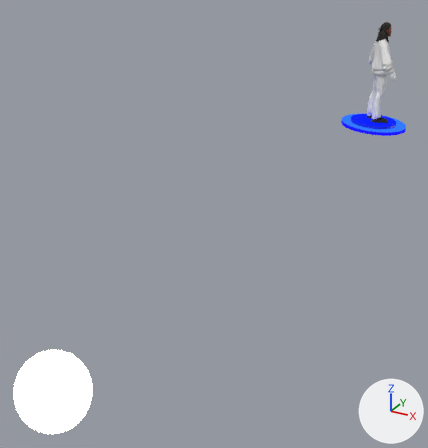
A saved change to the glTF model files/blender/me.glb.
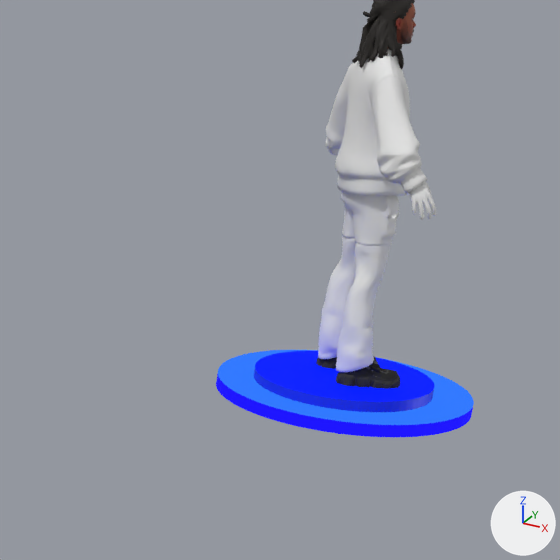
Each version is shown whole from a 50 mm lens placed at (21.3, -75.7, 16.6), pointed at (-0.9, -35.3, -3.6), then close up on the part from 67% to 100% of the width and 6% to 37% of the height. Lighting does not change. The marker at lower right points along +X, +Y and +Z. The first two pictures are the older version.

In view in the first close-up: 'Base', 'InnerRing', 'Renderer_Hair.002', 'Renderer_Outfit_Bottom.002', 'Renderer_Outfit_Footwear.002', 'Renderer_Outfit_Top.002' and 2 more.
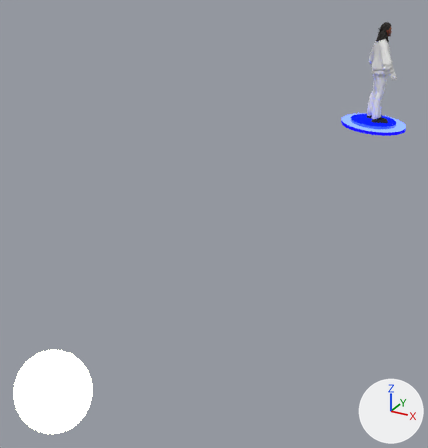
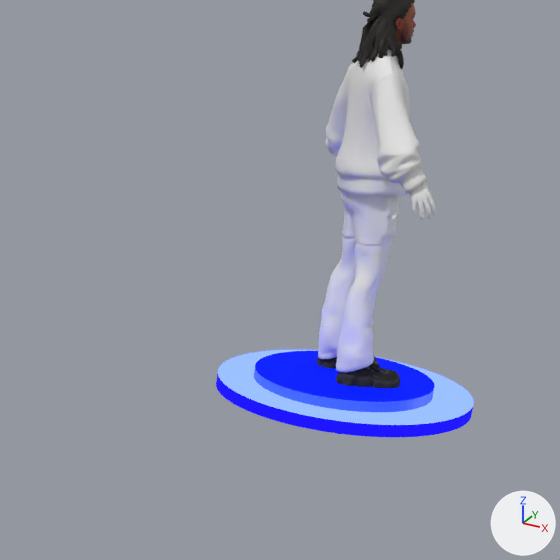
Location of each change, [x1, y1, x2, y2] in pixels of the close-ups (560 x 560 px):
'Base', recoloured, surface changed (lighter)
    both: [217, 350, 474, 429]
'InnerRing', recoloured (lighter)
    both: [254, 351, 435, 412]

Edits to the bpy script that builds the scene:
```text
Change mat_material_002:
    mat_material_002.emission_color: (0.0297, 0.189, 1.0) -> (0.0629, 0.102, 1.0)  # blue #3078ff -> blue #475aff
    mat_material_002.emission_strength: 1.0 -> 5.2
Change mat_material_005:
    mat_material_005.base_color: (0.00653, 0.0266, 0.8) -> (0.0675, 0.17, 0.801)  # blue #132de7 -> blue #4973e7
```
